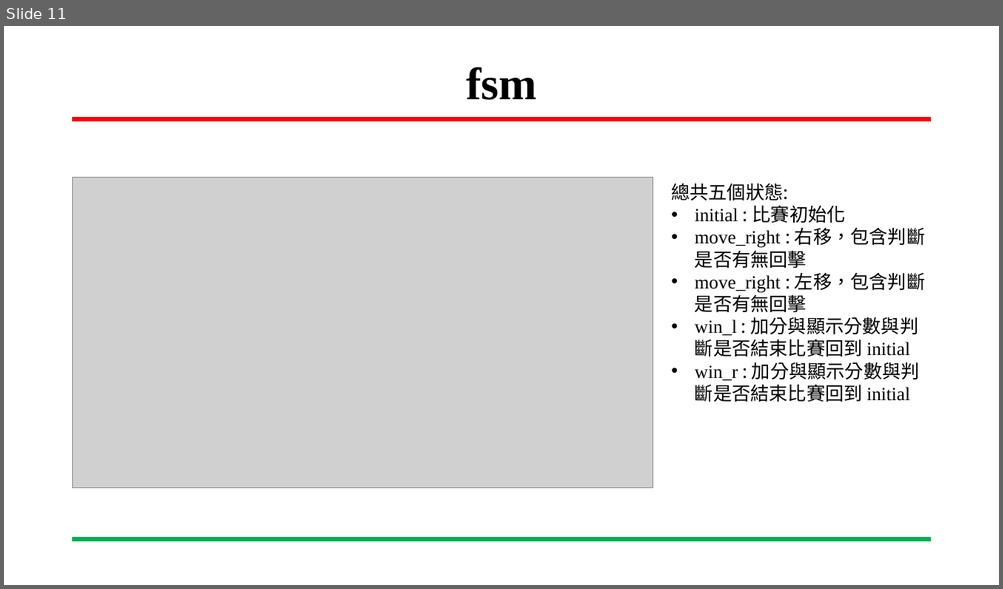
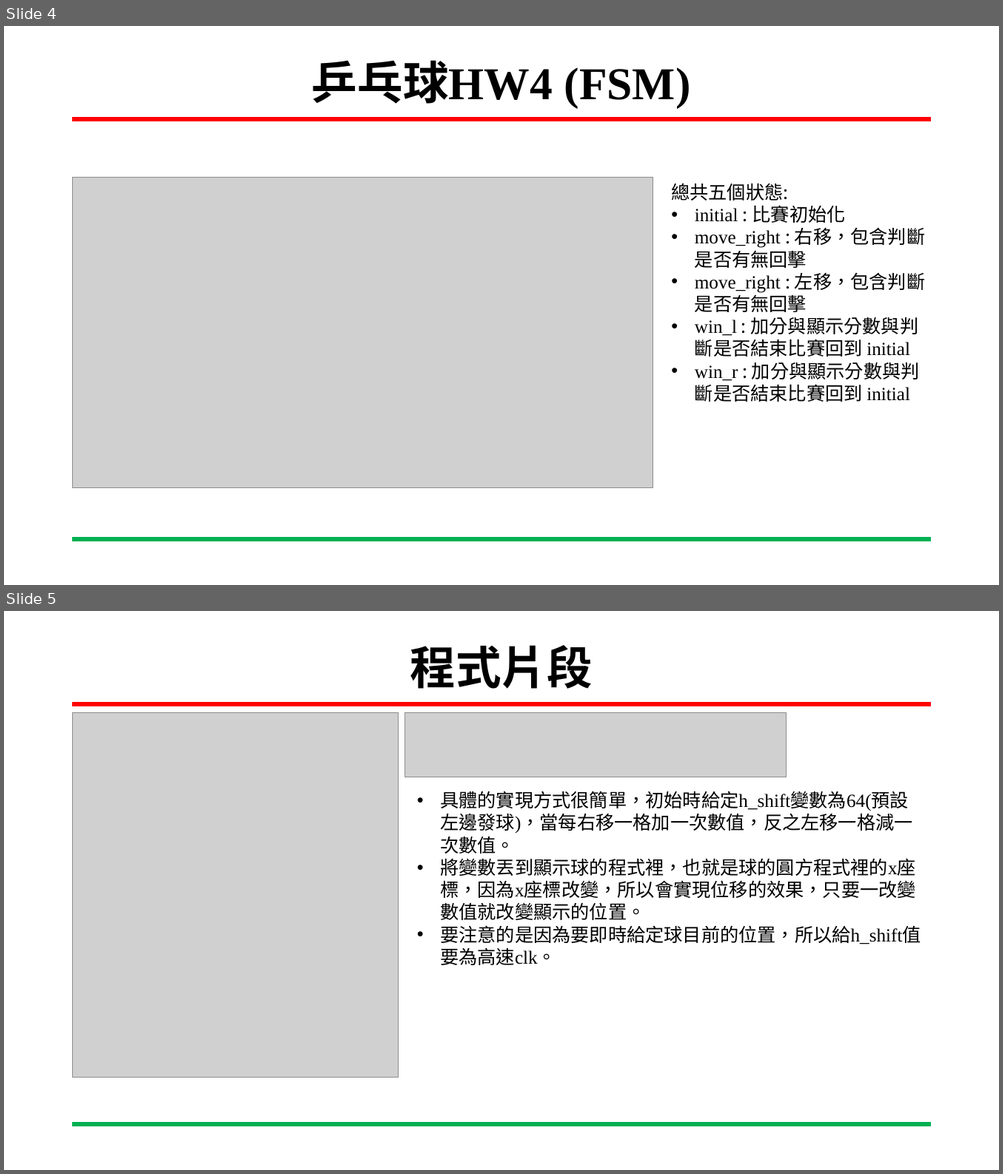
Before and after one commit to yihong92/FPGA, a slide deck: HW5/HW5-2 顯示乒乓球及(球改成圖片bouns)/HW5-2 顯示乒乓球(及球改成圖片bouns).pptx. Shown one above the other, each under a label of ours: slide 11 before the commit, slides 4 and 5 after it. The pictures are 1003x589 and 1003x1174 pixels, drawn with LibreOffice and Linux fonts; fonts in the diff are those of the drawing; grey boxes stand for pictures; background and template pictures are left out. Boxes give left, top, right and bottom in pixels: in the first picture for what was removed or moved away, otherwise in the second. Text is boxed around its words. In the diff, an @@ line names an element or a change of style, - is before the commit and + after.

```diff
--- a/HW5/HW5-2 顯示乒乓球及(球改成圖片bouns)/HW5-2 顯示乒乓球(及球改成圖片bouns).pptx
+++ b/HW5/HW5-2 顯示乒乓球及(球改成圖片bouns)/HW5-2 顯示乒乓球(及球改成圖片bouns).pptx
@@ slide 5 added at <box>4,611,999,1170</box>, background #FFFFFF; not listed: 2 template elements that a slide beside it also shows @@
@@ title added at <box>410,645,592,689</box>, 44 pt, text #000000, bold @@
+程式片段
@@ picture added at <box>73,713,398,1078</box> @@
@@ picture added at <box>405,713,786,777</box> @@
@@ text added at <box>440,791,921,965</box>, 18 pt, text #000000 @@
+• 具體的實現方式很簡單，初始時給定h_shift變數為64(預設左邊發球)，當每右移一格加一次數值，反之左移一格減一次數值。
+• 將變數丟到顯示球的程式裡，也就是球的圓方程式裡的x座標，因為x座標改變，所以會實現位移的效果，只要一改變數值就改變顯示的位置。
+• 要注意的是因為要即時給定球目前的位置，所以給h_shift值要為高速clk。
@@ what was slide 11 is now slide 4 @@
@@ slide 4 changed as well @@
@@ title at <box>312,60,691,108</box>: text changed @@
-fsm
+乒乓球HW4 (FSM)
```
Also in this commit, not shown: 7 other slides changed, 3 other slides added, 12 slides removed, 1 other file.
